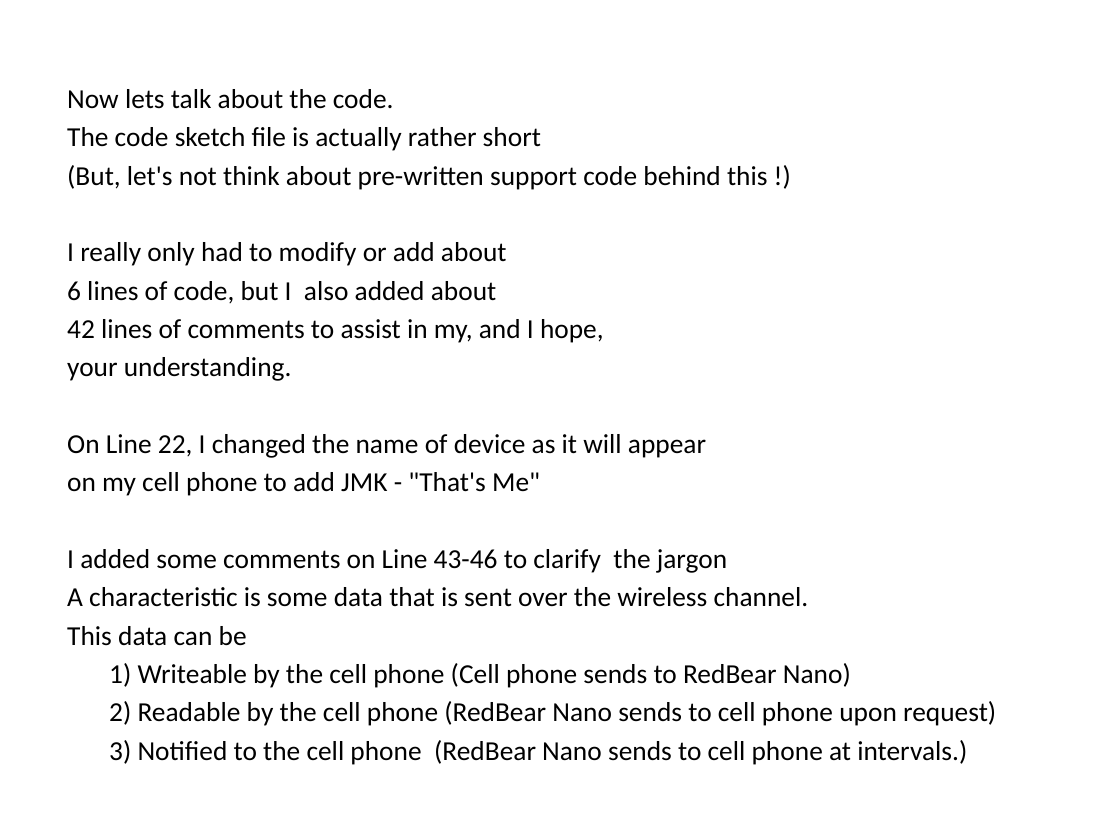
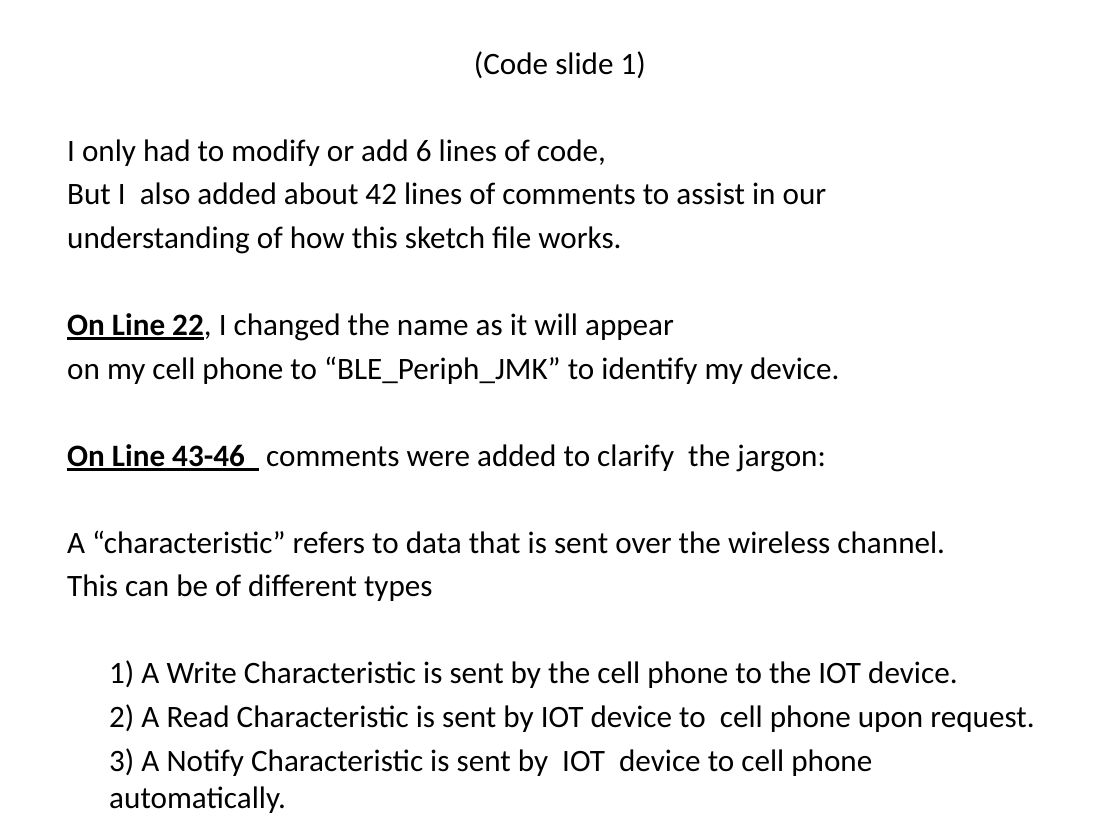
Before and after one commit to jmkuss/BLE_Nano2_Demo, a slide deck: slide 5 of PresentationCues.pptx. Drawn at 1120x840 pixels with LibreOffice and Linux fonts; fonts in the diff are those of the drawing. Boxes give left, top, right and bottom in pixels: in the first picture for what was removed or moved away, otherwise in the second. Text is boxed around its words. In the diff, an @@ line names an element or a change of style, - is before the commit and + after.

```diff
--- a/PresentationCues.pptx
+++ b/PresentationCues.pptx
@@ text at [67, 51, 1034, 813]: text changed; size 17.6 to 20 pt @@
-Now lets talk about the code.
-The code sketch file is actually rather short
-(But, let's not think about pre-written support code behind this !)
-I really only had to modify or add about
-6 lines of code, but I also added about
-42 lines of comments to assist in my, and I hope,
-your understanding.
-On Line 22, I changed the name of device as it will appear
-on my cell phone to add JMK - "That's Me"
-I added some comments on Line 43-46 to clarify the jargon
-A characteristic is some data that is sent over the wireless channel.
-This data can be
-1) Writeable by the cell phone (Cell phone sends to RedBear Nano)
-2) Readable by the cell phone (RedBear Nano sends to cell phone upon request)
-3) Notified to the cell phone (RedBear Nano sends to cell phone at intervals.)
+(Code slide 1)
+I only had to modify or add 6 lines of code,
+But I also added about 42 lines of comments to assist in our
+understanding of how this sketch file works.
+On Line 22, I changed the name as it will appear
+on my cell phone to “BLE_Periph_JMK” to identify my device.
+On Line 43-46 comments were added to clarify the jargon:
+A “characteristic” refers to data that is sent over the wireless channel.
+This can be of different types
+1) A Write Characteristic is sent by the cell phone to the IOT device.
+2) A Read Characteristic is sent by IOT device to cell phone upon request.
+3) A Notify Characteristic is sent by IOT device to cell phone automatically.
```
Also in this commit, not shown: 14 other slides changed, 1 slide removed, 3 other files.
